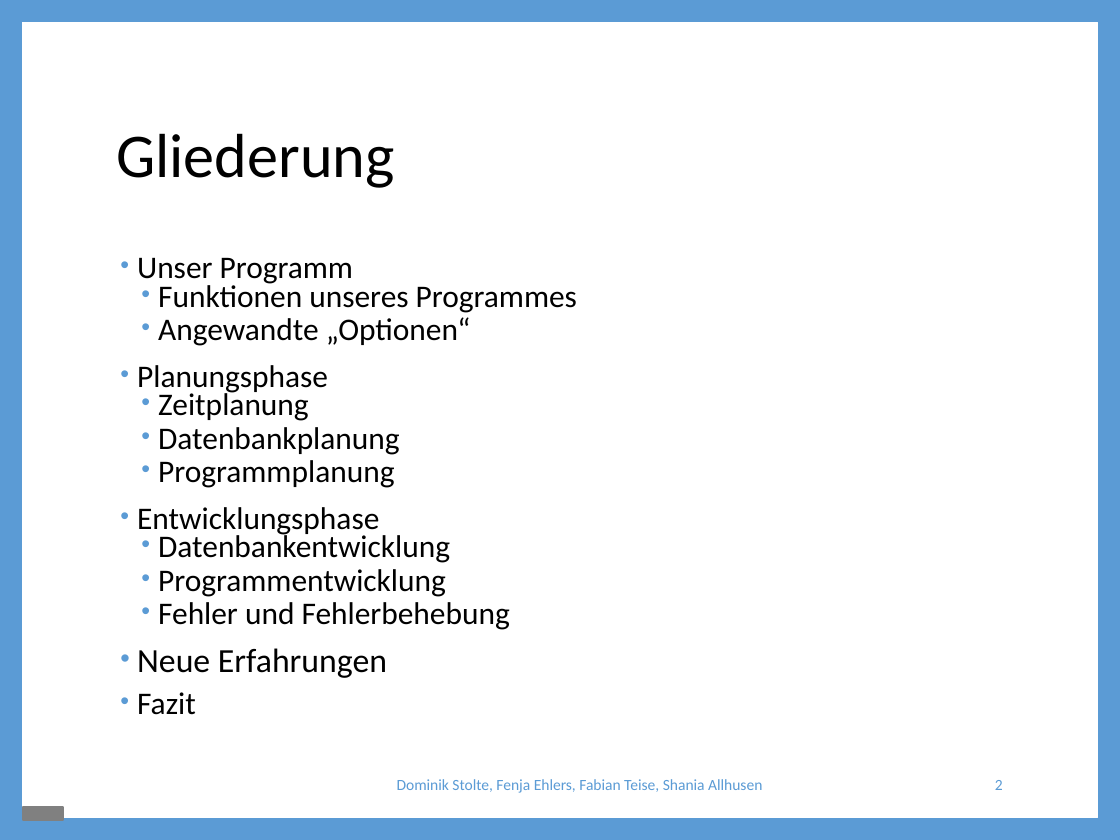
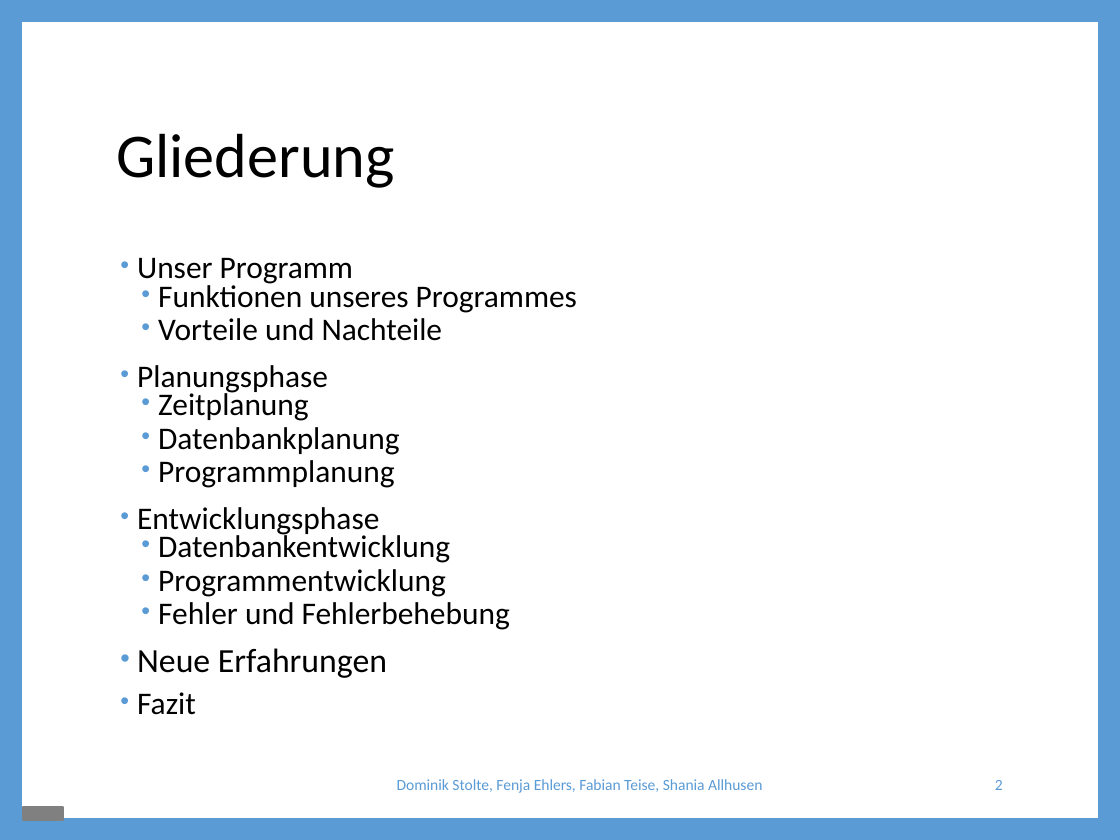
Before and after one commit to ShaniaAllhusen/Mittelstufenprojekt, a slide deck: slide 2 of Projekt-Präsentation.pptx. Drawn at 1120x840 pixels with LibreOffice and Linux fonts; fonts in the diff are those of the drawing. Boxes give left, top, right and bottom in pixels: in the first picture for what was removed or moved away, otherwise in the second. Text is boxed around its words. In the diff, an @@ line names an element or a change of style, - is before the commit and + after.

```diff
--- a/Projekt-Präsentation.pptx
+++ b/Projekt-Präsentation.pptx
@@ text at box(158, 318, 443, 341): text changed @@
-  • Angewandte „Optionen“
+  • Vorteile und Nachteile
```
Also in this commit, not shown: 1 other slide changed, 1 other file.
